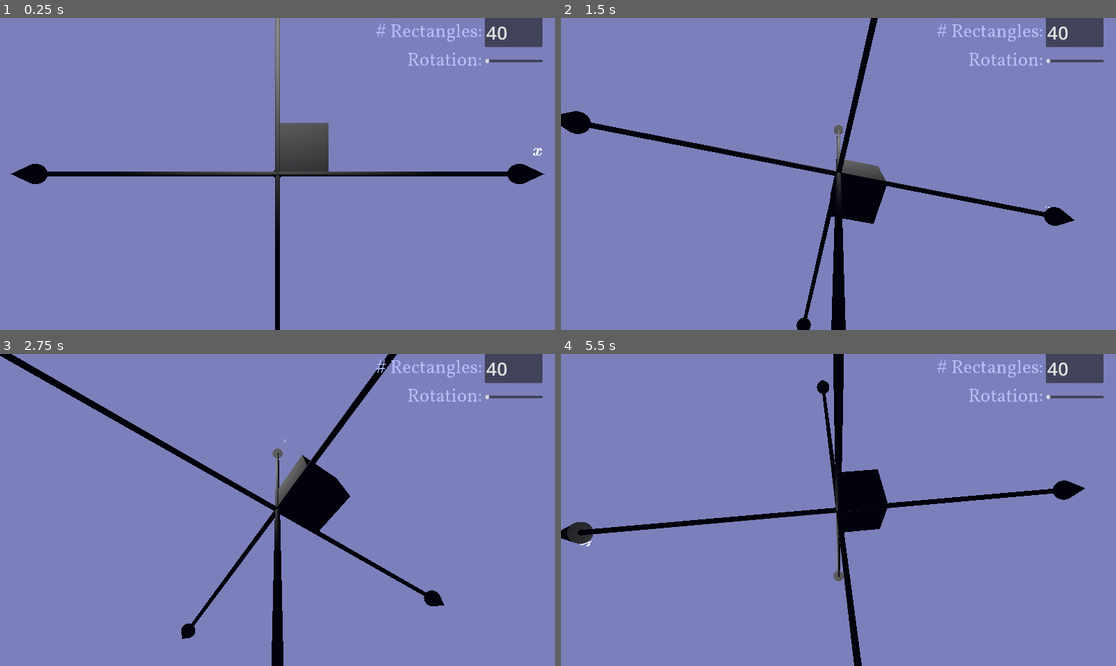
Above: before the commit, frames 1-4 (two rows, left to right).
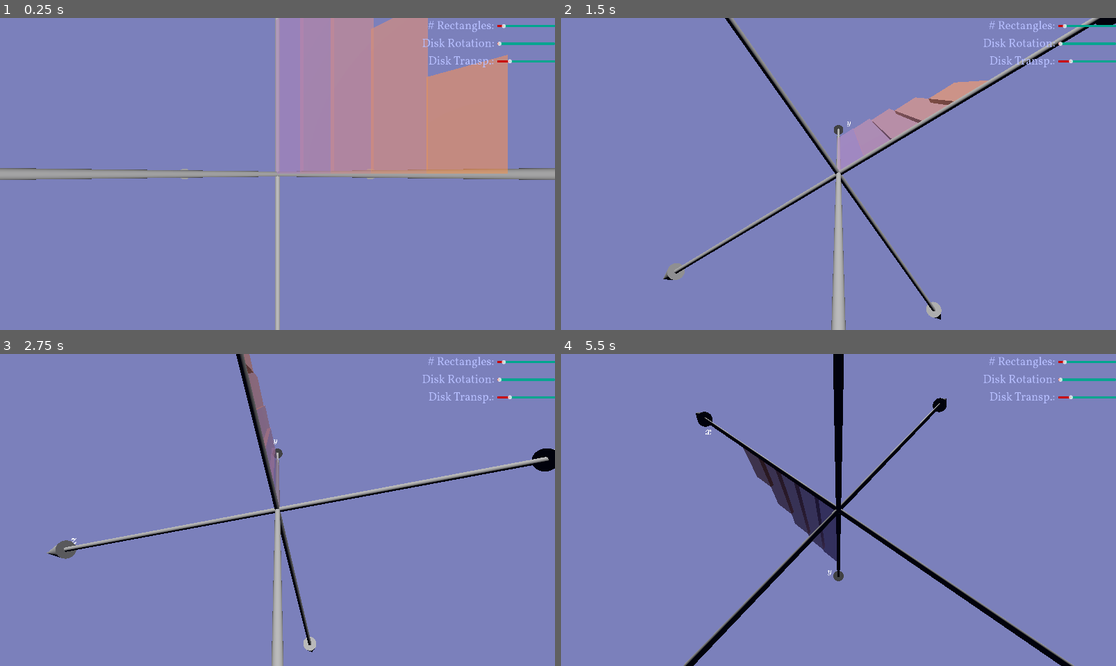
Above: after the commit, the same moments.

Repository: yunusey/CalculusVisualizations
Game: Godot game, scene res://Main.tscn
Same seed, same stepped clock (60 frames per second), same inputs: the game is played once before the commit and once after it.
Inputs (mouse positions are in pixels of both pictures, inside the frame that each line leads up to):
- Up to frame 1 (0.25 s): no input
- Up to frame 2 (1.5 s): tap Enter at 0.5 s; move the mouse to (960, 158) at 0.52 s; hold S (cam-move-down) 0.53-1.28 s; click (960, 158) at 0.67 s; tap A (cam-move-left) at 0.8, 1.35 s; move the mouse to (727, 189) at 1.27 s; click (727, 189) at 1.42 s
- Up to frame 3 (2.75 s): tap D (cam-move-right) at 1.55 s; tap Space at 2 s; move the mouse to (333, 441) at 2.02 s; hold D (cam-move-right) from 2.03 s (still down); click (333, 441) at 2.17 s; tap W (cam-move-up) at 2.3 s
- Up to frame 4 (5.5 s): move the mouse to (810, 572) at 2.77 s; release D (cam-move-right) at 2.78 s; tap W (cam-move-up) at 2.85, 5.3 s; click (810, 572) at 2.92 s; tap S (cam-move-down) at 3.05 s; tap Enter at 3.5 s; move the mouse to (1005, 556) at 3.52 s; hold S (cam-move-down) 3.53-4.28 s; click (1005, 556) at 3.67 s; tap A (cam-move-left) at 3.8, 4.35 s; move the mouse to (672, 463) at 4.27 s; click (672, 463) at 4.42 s; tap D (cam-move-right) at 4.55 s; tap Space at 5 s; move the mouse to (866, 510) at 5.02 s; hold D (cam-move-right) from 5.03 s (still down); click (866, 510) at 5.17 s

The runs differ from the first frame. In frame 1, 23% of the frame differs, in the area x 0-100%, y 0-100%; in frame 2, 11%; in frame 3, 10%; in frame 4, 9.7%.

Commit message:
Implement disk rotation

Diff:
--- a/Axes/Axes.tscn
+++ b/Axes/Axes.tscn
@@ -12,6 +12,7 @@
 
 [node name="Label3D" type="Label3D" parent="X"]
 transform = Transform3D(-4.37114e-08, -1, 0, 1, -4.37114e-08, 0, 0, 0, 1, -0.5, 5.1, 0)
+billboard = 1
 outline_modulate = Color(1, 1, 1, 1)
 text = "x"
 font = ExtResource("2_764kk")
@@ -24,6 +25,7 @@
 
 [node name="Label3D" type="Label3D" parent="Y"]
 transform = Transform3D(1, 0, 0, 0, 1, 0, 0, 0, 1, 0.5, 5.1, 0)
+billboard = 1
 outline_modulate = Color(1, 1, 1, 1)
 text = "y"
 font = ExtResource("2_764kk")
@@ -37,6 +39,7 @@
 
 [node name="Label3D" type="Label3D" parent="Z"]
 transform = Transform3D(1, 8.74228e-08, -8.74228e-08, 8.74228e-08, 4.37114e-08, 1, 8.74228e-08, -1, 4.37114e-08, 0, 5.1, -0.5)
+billboard = 1
 outline_modulate = Color(1, 1, 1, 1)
 text = "z"
 font = ExtResource("2_764kk")
--- a/GimbalCamera/GimbalCamera.tscn
+++ b/GimbalCamera/GimbalCamera.tscn
@@ -9,3 +9,6 @@
 
 [node name="Camera3D" type="Camera3D" parent="InnerAxis"]
 transform = Transform3D(1, 0, 0, 0, 1, 0, 0, 0, 1, 0, 0, 4)
+
+[node name="DirectionalLight3D" type="DirectionalLight3D" parent="."]
+transform = Transform3D(1, 0, 0, 0, 1, 0, 0, 0, 1, 0, 1, 4)
--- a/Interface.tscn
+++ /dev/null
@@ -1,54 +0,0 @@
-[gd_scene load_steps=3 format=3 uid="uid://by7b4rv4xfj8m"]
-
-[ext_resource type="FontFile" uid="uid://dgfsq6i8mn4kl" path="res://Assets/Vollkorn-VariableFont_wght.ttf" id="1_0s4fo"]
-
-[sub_resource type="Theme" id="Theme_5vsvc"]
-
-[node name="Interface" type="Control"]
-layout_mode = 3
-anchors_preset = 15
-anchor_right = 1.0
-anchor_bottom = 1.0
-grow_horizontal = 2
-grow_vertical = 2
-
-[node name="ParamContainer" type="GridContainer" parent="."]
-layout_mode = 1
-anchors_preset = 1
-anchor_left = 1.0
-anchor_right = 1.0
-offset_left = -621.0
-offset_bottom = 192.0
-grow_horizontal = 0
-theme = SubResource("Theme_5vsvc")
-theme_override_constants/h_separation = 10
-columns = 2
-
-[node name="Label" type="Label" parent="ParamContainer"]
-layout_mode = 2
-theme_override_colors/font_color = Color(0.709804, 0.741176, 0.992157, 1)
-theme_override_fonts/font = ExtResource("1_0s4fo")
-theme_override_font_sizes/font_size = 64
-text = "# Rectangles:"
-horizontal_alignment = 2
-
-[node name="TextEdit" type="TextEdit" parent="ParamContainer"]
-custom_minimum_size = Vector2(200, 0)
-layout_mode = 2
-theme_override_font_sizes/font_size = 64
-text = "40"
-scroll_fit_content_height = true
-
-[node name="Label2" type="Label" parent="ParamContainer"]
-layout_mode = 2
-theme_override_colors/font_color = Color(0.709804, 0.741176, 0.992157, 1)
-theme_override_fonts/font = ExtResource("1_0s4fo")
-theme_override_font_sizes/font_size = 64
-text = "Rotation:"
-horizontal_alignment = 2
-
-[node name="HSlider" type="HSlider" parent="ParamContainer"]
-layout_mode = 2
-size_flags_vertical = 6
-max_value = 6.283
-step = 0.1
--- /dev/null
+++ b/Interface/Interface.gd
@@ -0,0 +1,18 @@
+extends Control
+
+signal num_rect_changed(value: int)
+signal disk_rotation_changed(value: float)
+signal disk_trans_changed(value: float)
+
+func _on_num_rect_value_changed(value: int) -> void:
+	num_rect_changed.emit(value)
+
+func _on_disk_rotation_value_changed(value: float) -> void:
+	disk_rotation_changed.emit(value)
+
+func get_num_rect() -> int:
+	return $ParamContainer/NumRect.value
+
+
+func _on_disk_trans_value_changed(value: float) -> void:
+	disk_trans_changed.emit(value)
--- /dev/null
+++ b/Interface/Interface.tscn
@@ -0,0 +1,117 @@
+[gd_scene load_steps=6 format=3 uid="uid://by7b4rv4xfj8m"]
+
+[ext_resource type="FontFile" uid="uid://dgfsq6i8mn4kl" path="res://Assets/Vollkorn-VariableFont_wght.ttf" id="1_0s4fo"]
+[ext_resource type="Script" path="res://Interface/Interface.gd" id="1_42uwa"]
+
+[sub_resource type="StyleBoxFlat" id="StyleBoxFlat_4eipt"]
+content_margin_top = 4.0
+content_margin_bottom = 4.0
+bg_color = Color(0, 0.650996, 0.555928, 1)
+corner_radius_top_left = 3
+corner_radius_top_right = 3
+corner_radius_bottom_right = 3
+corner_radius_bottom_left = 3
+
+[sub_resource type="StyleBoxFlat" id="StyleBoxFlat_j6y4i"]
+content_margin_top = 4.0
+content_margin_bottom = 4.0
+bg_color = Color(0.787534, 6.50728e-05, 3.41728e-05, 1)
+corner_radius_top_left = 3
+corner_radius_top_right = 3
+corner_radius_bottom_right = 3
+corner_radius_bottom_left = 3
+
+[sub_resource type="StyleBoxFlat" id="StyleBoxFlat_81xuu"]
+content_margin_top = 4.0
+content_margin_bottom = 4.0
+bg_color = Color(1, 0.477854, 0.410057, 1)
+corner_radius_top_left = 3
+corner_radius_top_right = 3
+corner_radius_bottom_right = 3
+corner_radius_bottom_left = 3
+
+[node name="Interface" type="Control"]
+layout_mode = 3
+anchors_preset = 15
+anchor_right = 1.0
+anchor_bottom = 1.0
+grow_horizontal = 2
+grow_vertical = 2
+script = ExtResource("1_42uwa")
+
+[node name="ParamContainer" type="GridContainer" parent="."]
+layout_mode = 1
+anchors_preset = 1
+anchor_left = 1.0
+anchor_right = 1.0
+offset_left = -459.0
+offset_bottom = 118.0
+grow_horizontal = 0
+theme_override_constants/h_separation = 10
+columns = 2
+
+[node name="Label" type="Label" parent="ParamContainer"]
+layout_mode = 2
+theme_override_colors/font_color = Color(0.709804, 0.741176, 0.992157, 1)
+theme_override_fonts/font = ExtResource("1_0s4fo")
+theme_override_font_sizes/font_size = 40
+text = "# Rectangles:"
+horizontal_alignment = 2
+
+[node name="NumRect" type="HSlider" parent="ParamContainer"]
+custom_minimum_size = Vector2(200, 0)
+layout_mode = 2
+size_flags_vertical = 4
+focus_mode = 0
+theme_override_constants/center_grabber = 0
+theme_override_styles/slider = SubResource("StyleBoxFlat_4eipt")
+theme_override_styles/grabber_area = SubResource("StyleBoxFlat_j6y4i")
+theme_override_styles/grabber_area_highlight = SubResource("StyleBoxFlat_81xuu")
+min_value = 1.0
+max_value = 50.0
+value = 5.0
+
+[node name="Label2" type="Label" parent="ParamContainer"]
+layout_mode = 2
+theme_override_colors/font_color = Color(0.709804, 0.741176, 0.992157, 1)
+theme_override_fonts/font = ExtResource("1_0s4fo")
+theme_override_font_sizes/font_size = 40
+text = "Disk Rotation:"
+horizontal_alignment = 2
+
+[node name="DiskRotation" type="HSlider" parent="ParamContainer"]
+custom_minimum_size = Vector2(200, 0)
+layout_mode = 2
+size_flags_vertical = 4
+focus_mode = 0
+theme_override_constants/center_grabber = 0
+theme_override_styles/slider = SubResource("StyleBoxFlat_4eipt")
+theme_override_styles/grabber_area = SubResource("StyleBoxFlat_j6y4i")
+theme_override_styles/grabber_area_highlight = SubResource("StyleBoxFlat_81xuu")
+max_value = 6.283
+step = 0.1
+
+[node name="Label3" type="Label" parent="ParamContainer"]
+layout_mode = 2
+theme_override_colors/font_color = Color(0.709804, 0.741176, 0.992157, 1)
+theme_override_fonts/font = ExtResource("1_0s4fo")
+theme_override_font_sizes/font_size = 40
+text = "Disk Transp.:"
+horizontal_alignment = 2
+
+[node name="DiskTrans" type="HSlider" parent="ParamContainer"]
+custom_minimum_size = Vector2(200, 0)
+layout_mode = 2
+size_flags_vertical = 4
+focus_mode = 0
+theme_override_constants/center_grabber = 0
+theme_override_styles/slider = SubResource("StyleBoxFlat_4eipt")
+theme_override_styles/grabber_area = SubResource("StyleBoxFlat_j6y4i")
+theme_override_styles/grabber_area_highlight = SubResource("StyleBoxFlat_81xuu")
+max_value = 1.0
+step = 0.05
+value = 0.2
+
+[connection signal="value_changed" from="ParamContainer/NumRect" to="." method="_on_num_rect_value_changed"]
+[connection signal="value_changed" from="ParamContainer/DiskRotation" to="." method="_on_disk_rotation_value_changed"]
+[connection signal="value_changed" from="ParamContainer/DiskTrans" to="." method="_on_disk_trans_value_changed"]
--- a/Main.gd
+++ b/Main.gd
@@ -1,23 +1,42 @@
 extends Node3D
 
-@export var sensitivity: float = 1
+@onready var rectangle_scene = preload("res://Rectangle/Rectangle.tscn")
 
-# Called when the node enters the scene tree for the first time.
+@export var domain_min: float = 0
+@export var domain_max: float = 3
+@export var gradient: Gradient = Gradient.new()
+
+func function(x: float) -> float:
+	return -(x - 3) * (x + 3) / 3
+
 func _ready() -> void:
-	pass # Replace with function body.
+	self.update_rects($Interface.get_num_rect())
+
+func _on_interface_num_rect_changed(value: int) -> void:
+	update_rects(value)
+
+func _on_interface_disk_rotation_changed(value: float) -> void:
+	var num_rects = $Interface.get_num_rect()
+	var disk = $Rectangles.get_child(num_rects / 2)
+	disk.set_rot(value)
+
+func update_rects(value: int) -> void:
+	for children in $Rectangles.get_children():
+		children.queue_free()
+
+	var delta_x = (domain_max - domain_min) / (value as float)
+
+	for i in value:
+		var x = domain_min + i * delta_x
+		var y = function(x)
+		var new_rect = rectangle_scene.instantiate()
+		new_rect.set_size(Vector3(delta_x, y, 0.1))
+		new_rect.set_pos(Vector3(x + delta_x / 2, y / 2, 0))
+		new_rect.set_color(gradient.sample(i as float / value))
+		$Rectangles.add_child(new_rect)
 
 
-# Called every frame. 'delta' is the elapsed time since the previous frame.
-func _process(delta: float) -> void:
-	pass
-	# if Input.is_action_pressed("cam-move-up"):
-	# 	$Camera3D.position.y += sensitivity * delta
-	#
-	# if Input.is_action_pressed("cam-move-down"):
-	# 	$Camera3D.position.y -= sensitivity * delta
-	#
-	# if Input.is_action_pressed("cam-move-left"):
-	# 	$Camera3D.position.x -= sensitivity * delta
-	#
-	# if Input.is_action_pressed("cam-move-right"):
-	# 	$Camera3D.position.x += sensitivity * delta
+func _on_interface_disk_trans_changed(value: float) -> void:
+	var num_rects = $Interface.get_num_rect()
+	var disk = $Rectangles.get_child(num_rects / 2)
+	disk.set_alpha(1. - value)
--- a/Main.tscn
+++ b/Main.tscn
@@ -1,9 +1,12 @@
 [gd_scene load_steps=9 format=3 uid="uid://dicuapfgkvy6m"]
 
 [ext_resource type="Script" path="res://Main.gd" id="1_7p7it"]
-[ext_resource type="PackedScene" uid="uid://by7b4rv4xfj8m" path="res://Interface.tscn" id="1_lidso"]
+[ext_resource type="PackedScene" uid="uid://by7b4rv4xfj8m" path="res://Interface/Interface.tscn" id="1_lidso"]
 [ext_resource type="PackedScene" uid="uid://clngfumdb0vsj" path="res://GimbalCamera/GimbalCamera.tscn" id="3_v6r80"]
 [ext_resource type="PackedScene" uid="uid://kl7pssnx6ujy" path="res://Axes/Axes.tscn" id="4_af5wu"]
+
+[sub_resource type="Gradient" id="Gradient_j13tt"]
+colors = PackedColorArray(0.603922, 0.447059, 0.67451, 1, 1, 0.52549, 0.184314, 1)
 
 [sub_resource type="ProceduralSkyMaterial" id="ProceduralSkyMaterial_6uupr"]
 sky_horizon_color = Color(0.64625, 0.65575, 0.67075, 1)
@@ -18,15 +21,15 @@
 tonemap_mode = 2
 glow_enabled = true
 
-[sub_resource type="BoxMesh" id="BoxMesh_msfrv"]
-subdivide_depth = 40
-
 [node name="Main" type="Node3D"]
+transform = Transform3D(1, 0, 0, 0, 1, 0, 0, 0, 1, 0, 8, 0)
 script = ExtResource("1_7p7it")
+gradient = SubResource("Gradient_j13tt")
 
 [node name="Interface" parent="." instance=ExtResource("1_lidso")]
 
 [node name="GimbalCamera" parent="." instance=ExtResource("3_v6r80")]
+transform = Transform3D(0.707107, 0, 0.707107, 0, 1, 0, -0.707107, 0, 0.707107, 0, 0, 0)
 
 [node name="Axes" parent="." instance=ExtResource("4_af5wu")]
 
@@ -34,8 +37,11 @@
 environment = SubResource("Environment_sex3u")
 
 [node name="OmniLight3D" type="OmniLight3D" parent="."]
-transform = Transform3D(1, 0, 0, 0, 1, 0, 0, 0, 1, 0, 3, 2)
+transform = Transform3D(1, 0, 0, 0, 1, 0, 0, 0, 1, 0, 3, 0)
+light_energy = 0.205
 
-[node name="MeshInstance3D" type="MeshInstance3D" parent="."]
-transform = Transform3D(1, 0, 0, 0, 1, 0, 0, 0, 1, 0.5, 0.5, -0.5)
-mesh = SubResource("BoxMesh_msfrv")
+[node name="Rectangles" type="Node3D" parent="."]
+
+[connection signal="disk_rotation_changed" from="Interface" to="." method="_on_interface_disk_rotation_changed"]
+[connection signal="disk_trans_changed" from="Interface" to="." method="_on_interface_disk_trans_changed"]
+[connection signal="num_rect_changed" from="Interface" to="." method="_on_interface_num_rect_changed"]
--- /dev/null
+++ b/Rectangle/Rectangle.gd
@@ -0,0 +1,51 @@
+extends Node3D
+
+const RESOLUTION: int = 30
+
+var size: Vector3
+var color: Color
+var material: Material
+
+func _ready() -> void:
+	material = $MeshInstance3D.mesh.material
+
+func set_size(new_size: Vector3) -> void:
+	size = new_size
+	$MeshInstance3D.mesh.size = new_size
+
+func set_pos(new_position: Vector3) -> void:
+	position = new_position
+
+func set_color(new_color: Color) -> void:
+	color = new_color
+	$MeshInstance3D.mesh.material.set_shader_parameter("color", new_color)
+
+func set_alpha(new_alpha: float) -> void:
+	material.set_shader_parameter("alpha", new_alpha)
+
+func set_rot(new_rotation: float) -> void:
+	var mesh = ArrayMesh.new()
+	var box_mesh = BoxMesh.new()
+	box_mesh.subdivide_depth = RESOLUTION
+	box_mesh.size = size
+	mesh.add_surface_from_arrays(Mesh.PRIMITIVE_TRIANGLES, box_mesh.get_mesh_arrays())
+	var mdt = MeshDataTool.new()
+	mdt.create_from_surface(mesh, 0)
+	mdt.set_material(material)
+
+	for i in mdt.get_vertex_count():
+		var angle: float = (mdt.get_vertex(i).z + size.z / 2) / size.z * new_rotation
+		var dist_from_x: float = position.x + mdt.get_vertex(i).x
+		var new_x = dist_from_x * cos(angle) - position.x
+		var new_z = dist_from_x * sin(angle)
+		mdt.set_vertex(i, Vector3(new_x, mdt.get_vertex(i).y, new_z))
+
+	for face in mdt.get_face_count():
+		var normal = mdt.get_face_normal(face)
+		for vertex in range(3):
+			var face_vertex = mdt.get_face_vertex(face, vertex)
+			mdt.set_vertex_normal(face_vertex, normal)
+
+	mesh.clear_surfaces()
+	mdt.commit_to_surface(mesh)
+	$MeshInstance3D.mesh = mesh
--- /dev/null
+++ b/Rectangle/Rectangle.gdshader
@@ -0,0 +1,9 @@
+shader_type spatial;
+
+uniform float alpha = 0.5;
+uniform vec3 color: source_color = vec3(0.8, 0.8, 0.8);
+
+void fragment() {
+	ALPHA = alpha;
+	ALBEDO = color;
+}
--- /dev/null
+++ b/Rectangle/Rectangle.tscn
@@ -0,0 +1,34 @@
+[gd_scene load_steps=5 format=3 uid="uid://duqaqcpln78so"]
+
+[ext_resource type="Script" path="res://Rectangle/Rectangle.gd" id="1_3ljti"]
+
+[sub_resource type="Shader" id="Shader_6d52n"]
+resource_local_to_scene = true
+code = "shader_type spatial;
+
+uniform float alpha = 0.6;
+uniform vec3 color: source_color = vec3(0.8, 0.8, 0.8);
+
+void fragment() {
+	ALPHA = alpha;
+	ALBEDO = color;
+}
+
+"
+
+[sub_resource type="ShaderMaterial" id="ShaderMaterial_hxgft"]
+resource_local_to_scene = true
+render_priority = 0
+shader = SubResource("Shader_6d52n")
+shader_parameter/alpha = 0.6
+shader_parameter/color = Color(0, 0.672355, 0.705361, 1)
+
+[sub_resource type="BoxMesh" id="BoxMesh_r0xva"]
+resource_local_to_scene = true
+material = SubResource("ShaderMaterial_hxgft")
+
+[node name="Rectangle" type="Node3D"]
+script = ExtResource("1_3ljti")
+
+[node name="MeshInstance3D" type="MeshInstance3D" parent="."]
+mesh = SubResource("BoxMesh_r0xva")
